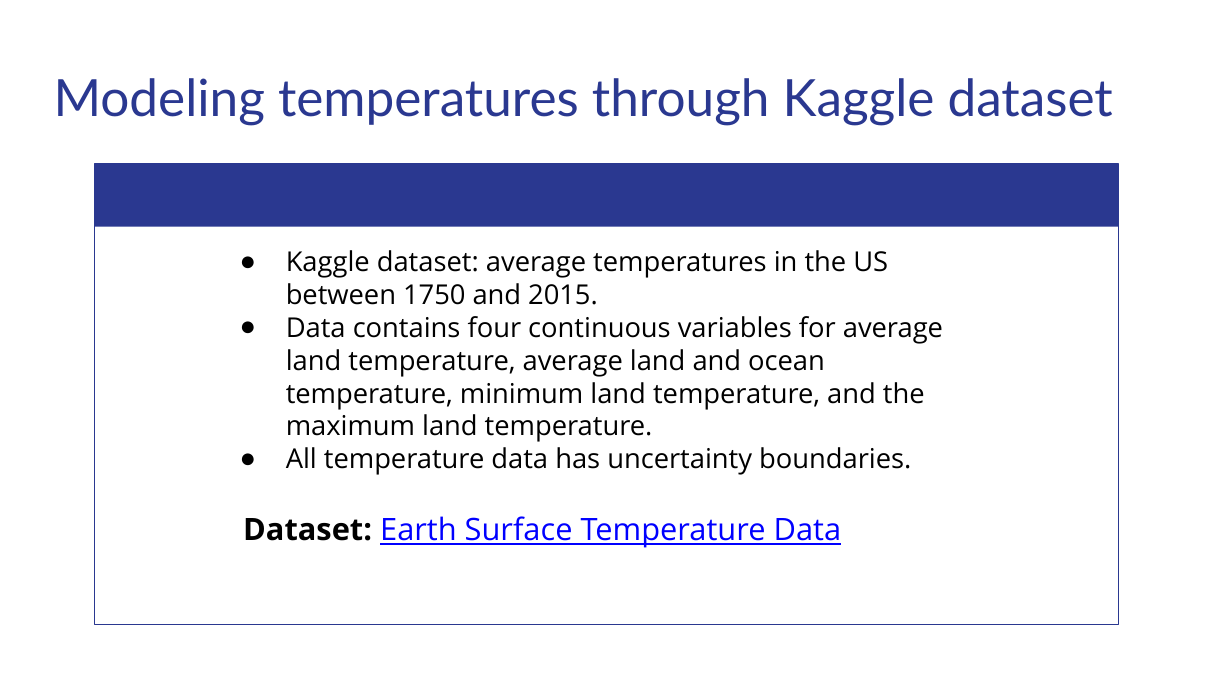
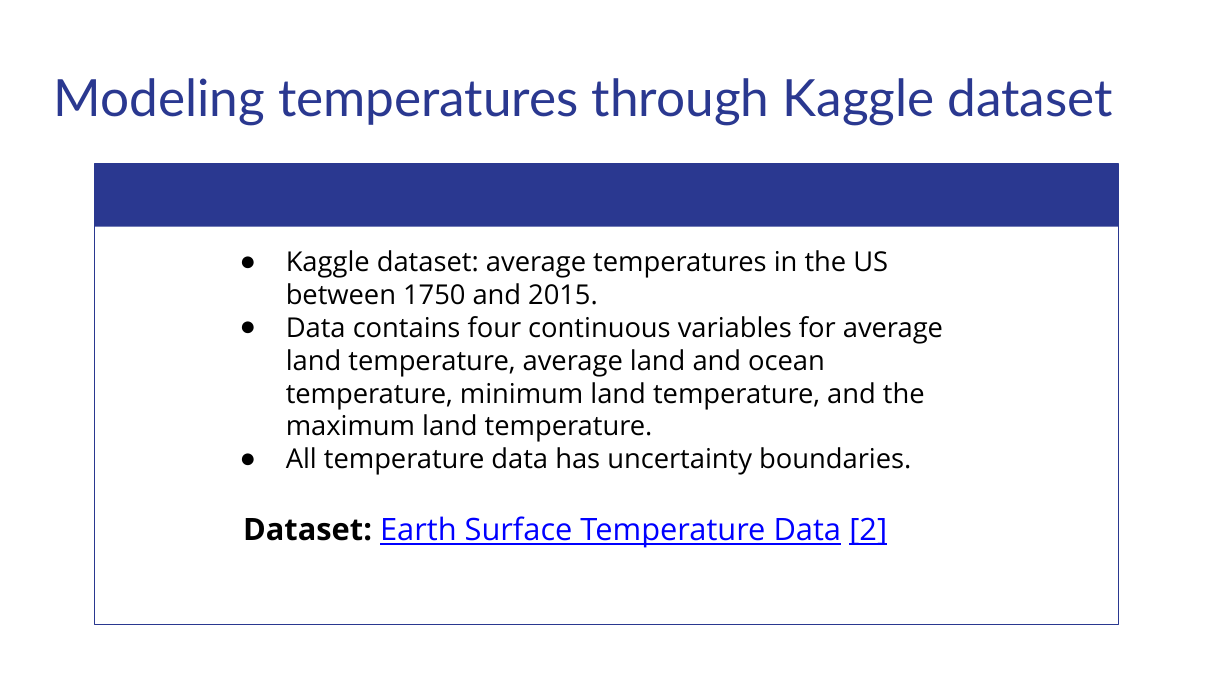
Before and after one commit to matthewshawnkehoe/Data-Science-Projects, a slide deck: slide 3 of Capstone Projects/Capstone_Two_Supervised_ML/Predicting_Temperature_Change.pptx. Drawn at 1232x693 pixels with LibreOffice and Linux fonts; fonts in the diff are those of the drawing. Boxes give left, top, right and bottom in pixels: in the first picture for what was removed or moved away, otherwise in the second. Text is boxed around its words. In the diff, an @@ line names an element or a change of style, - is before the commit and + after.

```diff
--- a/Capstone Projects/Capstone_Two_Supervised_ML/Predicting_Temperature_Change.pptx
+++ b/Capstone Projects/Capstone_Two_Supervised_ML/Predicting_Temperature_Change.pptx
@@ text at (x1=243, y1=516, x2=887, y2=548): text changed @@
-Dataset: Earth Surface Temperature Data
+Dataset: Earth Surface Temperature Data [2]
```
Also in this commit, not shown: 4 other slides changed, 2 slides added.
